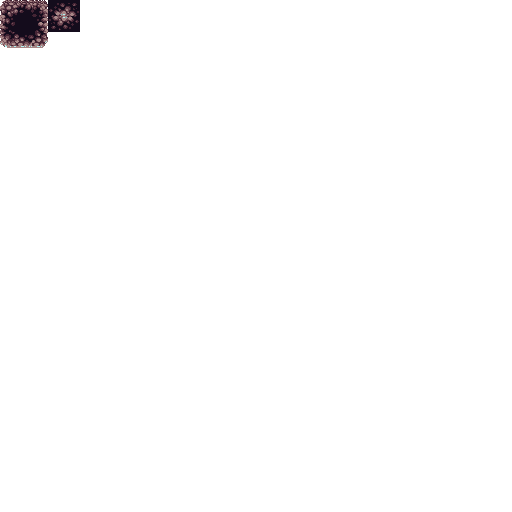
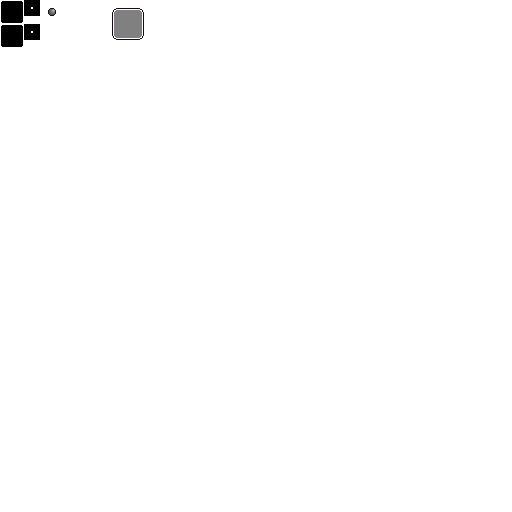
Layers edited between the first and the second 512×512 image:
renamed "Layer 4 copy" to "Layer 11", showed it, painted on it over [0, 0, 144, 48]
removed layer "Layer 4" over [0, 0, 80, 48]
